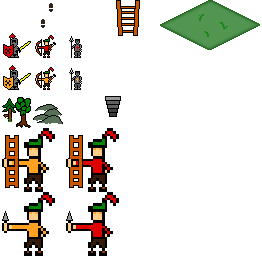
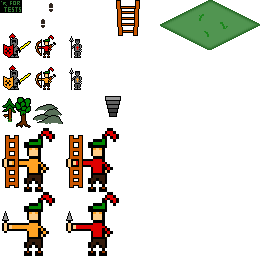
Two versions of the same layered image (262px x 256px). Layer-by-layer changes:
added layer "Test Pixel" above "defaulttileset.png" over <box>0,0,22,13</box>
painted on "defaulttileset.png" over <box>2,0,22,13</box>
